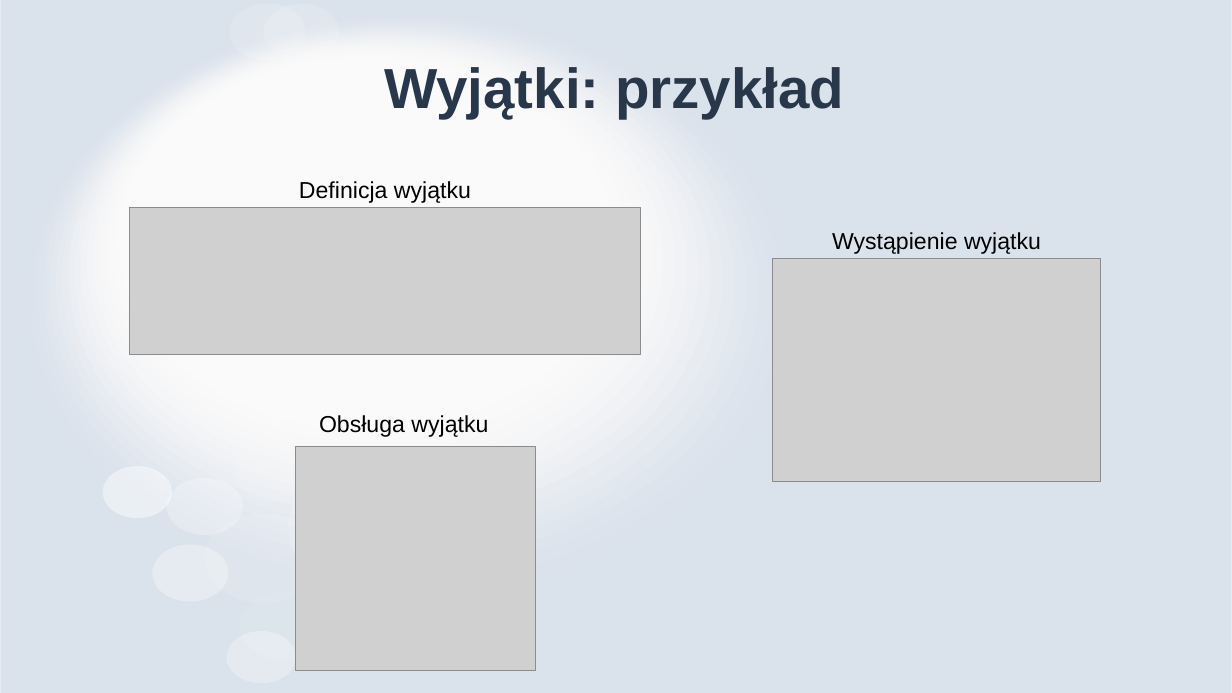
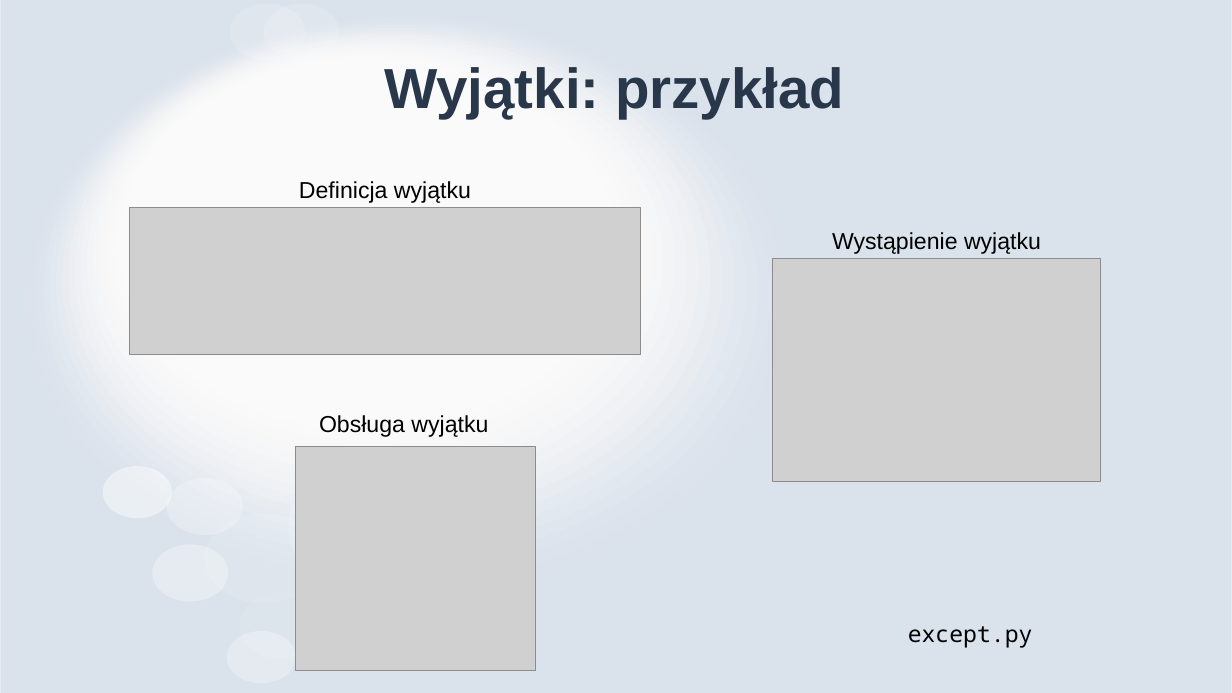
Before and after one commit to MikoStoro/ETI_Academy_python, a slide deck: slide 17 of Intro/Wprowadzenie.pptx. Drawn at 1232x693 pixels with LibreOffice and Linux fonts; fonts in the diff are those of the drawing; grey boxes stand for pictures. Boxes give left, top, right and bottom in pixels: in the first picture for what was removed or moved away, otherwise in the second. Text is boxed around its words. In the diff, an @@ line names an element or a change of style, - is before the commit and + after.

```diff
--- a/Intro/Wprowadzenie.pptx
+++ b/Intro/Wprowadzenie.pptx
@@ text added at box(908, 626, 1033, 648), 18 pt, text #000000 @@
+except.py
```
Also in this commit, not shown: 6 other slides changed, 4 other files.
